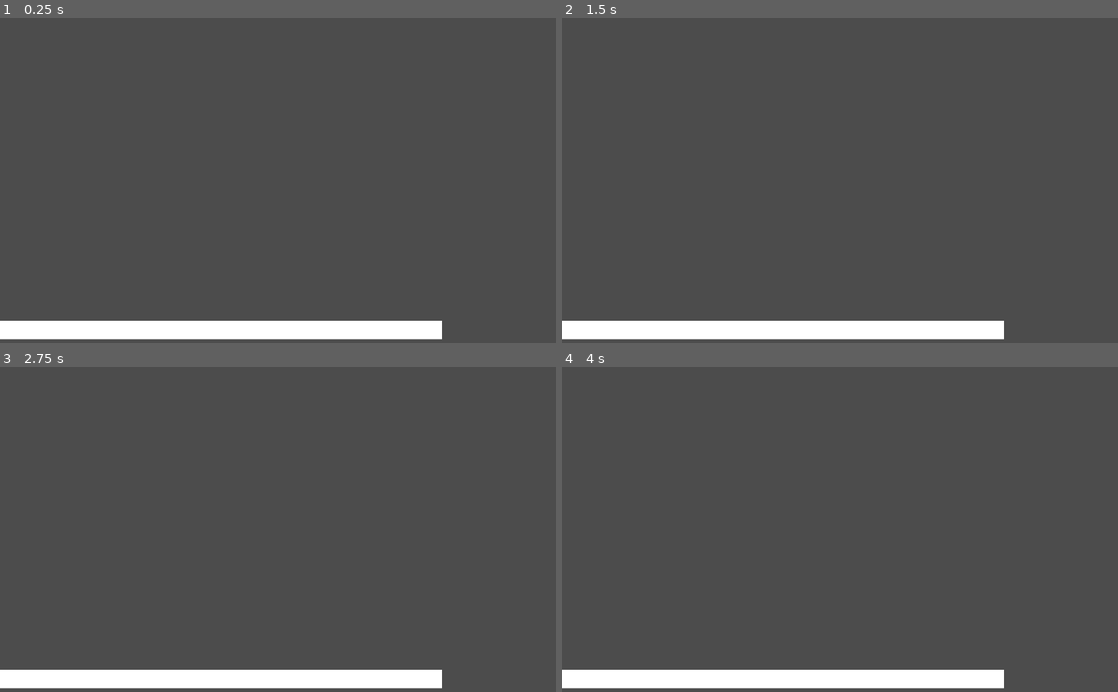
Above: before the commit, frames 1-4 (two rows, left to right).
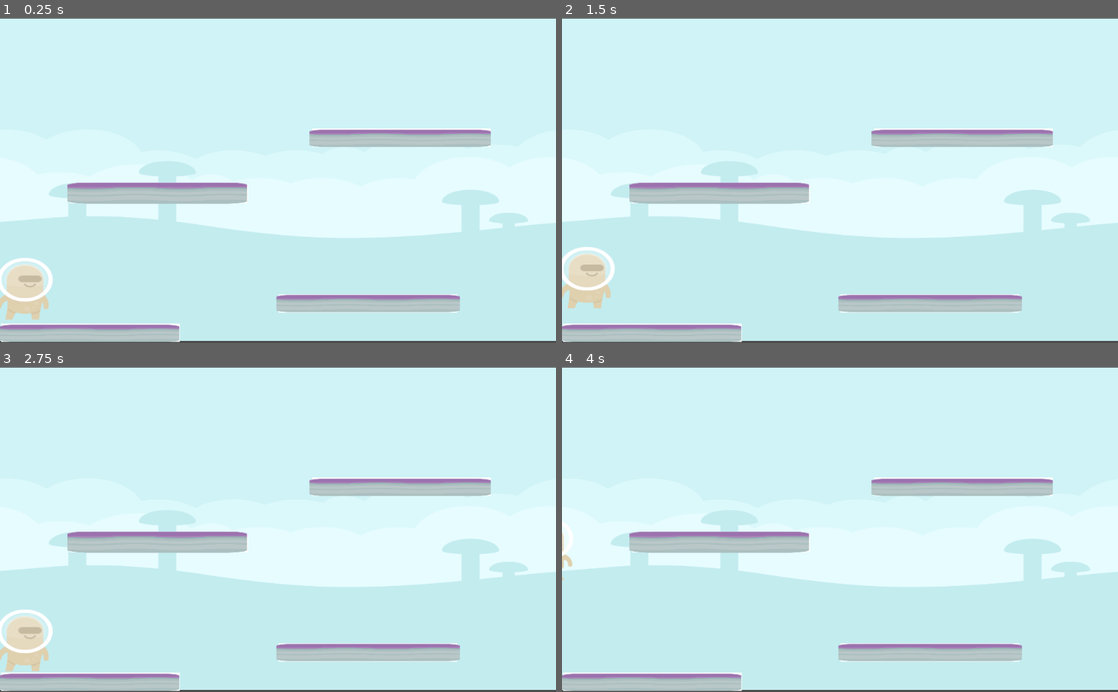
Above: after the commit, the same moments.

Repository: Mightydraco/The_begnining
Game: Godot game, scene res://Segon_joc.tscn
Two runs of this game, one before a commit and one after it. Both use one fixed random seed, a clock stepped at 60 frames per second and the inputs below.
Inputs:
- Up to frame 1 (0.25 s): no input
- Up to frame 2 (1.5 s): hold W (mou_adalt) 0.53-1.28 s; tap S (mou_abaix) at 1.35 s
- Up to frame 3 (2.75 s): tap W (mou_adalt) at 1.55 s; hold W (mou_adalt) from 2.03 s (still down)
- Up to frame 4 (4 s): release W (mou_adalt) at 2.78 s; tap D (mou_dreta) at 2.85 s; tap W (mou_adalt) at 3.05, 3.8 s; hold A (mou_esquerra) from 3.53 s (still down)

The runs differ from the first frame. In frame 1, 99% of the frame differs, in the area x 0-100%, y 0-100%; in frame 2, 99%; in frame 3, 99%; in frame 4, 99%.

Commit message:
toca fer joc bby

Diff:
--- a/KinGod.gd
+++ b/KinGod.gd
@@ -20,7 +20,31 @@
 	if Input.is_action_pressed("mou_esquerra"):
 		velocitat += Vector2.LEFT * velocitat_base
 	if Input.is_action_just_pressed("mou_adalt") and salts_disponibles > 0:
+		velocitat.y = 0
 		velocitat += salt
 		salts_disponibles -= 1
 	velocitat += gravetat * delta
 	velocitat = move_and_slide(velocitat,Vector2.UP)
+
+	if position.y >= 1000:
+		position = Vector2(0,0)
+
+	anima(velocitat)
+
+func anima(velocitat: Vector2):
+	var animacio : AnimatedSprite = $AnimatedSprite
+
+	if velocitat.x > 0:
+		animacio.flip_h = false
+		animacio.play("walk")
+
+	elif velocitat.x < 0:
+		animacio.flip_h = true
+		animacio.play("walk")
+
+	if velocitat.y < -1:
+		animacio.play("jump")
+		return
+
+	if abs(velocitat.x) < 0.1:
+		animacio.play("stand")
--- a/KinGod.tscn
+++ b/KinGod.tscn
@@ -1,21 +1,42 @@
-[gd_scene load_steps=3 format=2]
+[gd_scene load_steps=8 format=2]
+
+[ext_resource path="res://platformer-pack-redux-360-assets/PNG/Players/128x256/Beige/alienBeige_stand.png" type="Texture" id=1]
+[ext_resource path="res://platformer-pack-redux-360-assets/PNG/Players/128x256/Beige/alienBeige_walk1.png" type="Texture" id=2]
+[ext_resource path="res://platformer-pack-redux-360-assets/PNG/Players/128x256/Beige/alienBeige_walk2.png" type="Texture" id=3]
+[ext_resource path="res://platformer-pack-redux-360-assets/PNG/Players/128x256/Beige/alienBeige_jump.png" type="Texture" id=4]
+[ext_resource path="res://KinGod.gd" type="Script" id=5]
 
 [sub_resource type="SpriteFrames" id=2]
 animations = [ {
-"frames": [  ],
+"frames": [ ExtResource( 1 ) ],
 "loop": true,
-"name": "default",
+"name": "stand",
+"speed": 5.0
+}, {
+"frames": [ ExtResource( 2 ), ExtResource( 3 ) ],
+"loop": true,
+"name": "walk",
+"speed": 5.0
+}, {
+"frames": [ ExtResource( 4 ) ],
+"loop": true,
+"name": "jump",
 "speed": 5.0
 } ]
 
-[sub_resource type="RectangleShape2D" id=1]
-extents = Vector2( 92.5, 55.5 )
+[sub_resource type="CapsuleShape2D" id=3]
+radius = 35.0
+height = 39.0
 
 [node name="KinGod" type="KinematicBody2D"]
+script = ExtResource( 5 )
 
 [node name="AnimatedSprite" type="AnimatedSprite" parent="."]
+position = Vector2( 1, 1 )
+scale = Vector2( 0.976563, 0.773438 )
 frames = SubResource( 2 )
+animation = "jump"
 
 [node name="CollisionShape2D" type="CollisionShape2D" parent="."]
-position = Vector2( -3.5, -2.5 )
-shape = SubResource( 1 )
+position = Vector2( 0, 48 )
+shape = SubResource( 3 )
--- a/Segon_joc.tscn
+++ b/Segon_joc.tscn
@@ -1,14 +1,48 @@
-[gd_scene load_steps=4 format=2]
+[gd_scene load_steps=5 format=2]
 
 [ext_resource path="res://KinGod.tscn" type="PackedScene" id=1]
 [ext_resource path="res://Terra.tscn" type="PackedScene" id=2]
-[ext_resource path="res://KinGod.gd" type="Script" id=3]
+[ext_resource path="res://platformer-pack-redux-360-assets/PNG/Ground/Planet/planet.png" type="Texture" id=3]
+[ext_resource path="res://platformer-pack-redux-360-assets/PNG/Backgrounds/blue_shroom.png" type="Texture" id=4]
 
 [node name="Node2D" type="Node2D"]
 
+[node name="BlueShroom" type="Sprite" parent="."]
+position = Vector2( 512, 298 )
+scale = Vector2( 1.00781, 0.581055 )
+texture = ExtResource( 4 )
+
 [node name="Terra" parent="." instance=ExtResource( 2 )]
-position = Vector2( -211, -3 )
+position = Vector2( -694, 2 )
+
+[node name="Terra2" parent="." instance=ExtResource( 2 )]
+position = Vector2( -183, -52 )
+
+[node name="Terra3" parent="." instance=ExtResource( 2 )]
+position = Vector2( -568, -254 )
+
+[node name="Terra3" parent="Terra3" instance=ExtResource( 2 )]
+position = Vector2( 447, -104 )
+
+[node name="Planet" type="Sprite" parent="Terra3/Terra3"]
+position = Vector2( 858, 580 )
+scale = Vector2( 2.61328, 0.253906 )
+texture = ExtResource( 3 )
 
 [node name="KinGod" parent="." instance=ExtResource( 1 )]
-position = Vector2( 498, 116 )
-script = ExtResource( 3 )
+position = Vector2( 44, 424 )
+
+[node name="Planet" type="Sprite" parent="."]
+position = Vector2( 290, 323 )
+scale = Vector2( 2.58594, 0.304688 )
+texture = ExtResource( 3 )
+
+[node name="Planet2" type="Sprite" parent="."]
+position = Vector2( 678, 527 )
+scale = Vector2( 2.64208, 0.253906 )
+texture = ExtResource( 3 )
+
+[node name="Planet3" type="Sprite" parent="."]
+position = Vector2( 165.125, 582 )
+scale = Vector2( 2.58008, 0.253906 )
+texture = ExtResource( 3 )
--- a/Terra.tscn
+++ b/Terra.tscn
@@ -1,16 +1,17 @@
 [gd_scene load_steps=2 format=2]
 
 [sub_resource type="RectangleShape2D" id=1]
-extents = Vector2( 512.75, 17 )
+extents = Vector2( 164.875, 17 )
 
 [node name="Terra" type="StaticBody2D"]
 
 [node name="ColorRect" type="ColorRect" parent="."]
-margin_left = -1.0
+margin_left = 696.0
 margin_top = 562.0
 margin_right = 1025.0
 margin_bottom = 596.0
 
 [node name="Terra2" type="CollisionShape2D" parent="."]
-position = Vector2( 512, 579 )
+visible = false
+position = Vector2( 859.875, 579 )
 shape = SubResource( 1 )
